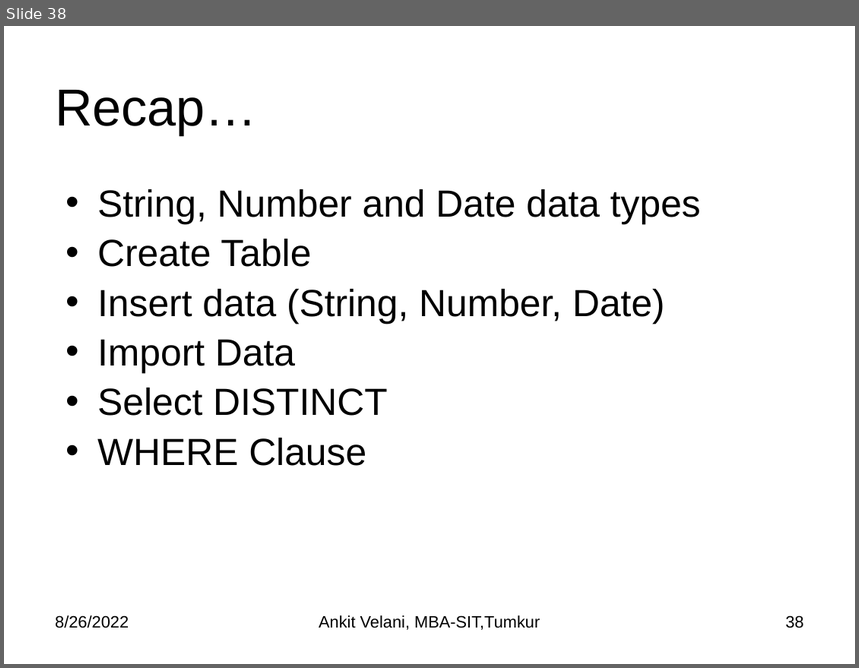
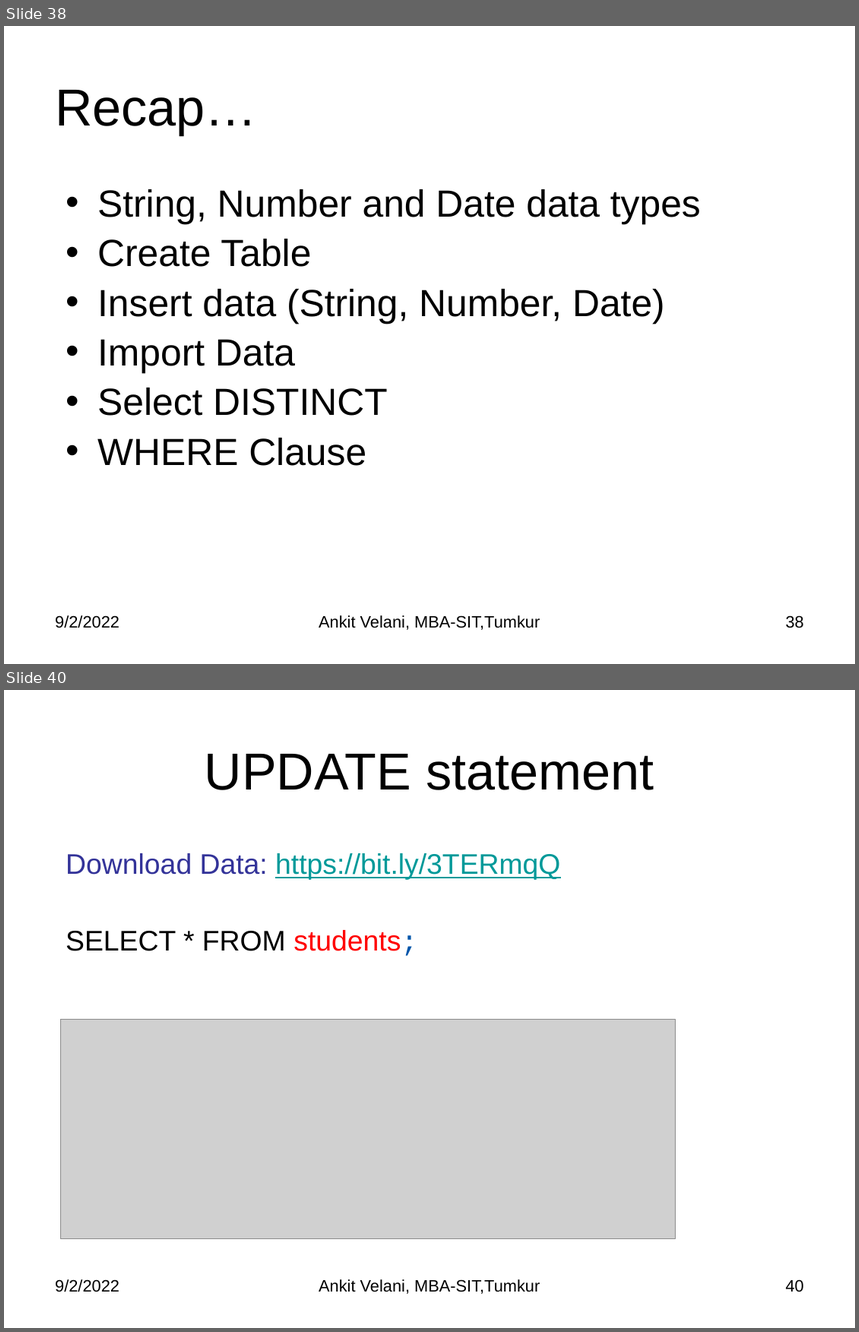
Before and after one commit to sitmbadept/sitmbadept.github.io, a slide deck: BDTM/SQL/Unit-2 MySQL.pptx. Shown one above the other, each under a label of ours: slide 38 before the commit, slides 38 and 40 after it; the slides between them are not shown. The pictures are 859x668 and 859x1332 pixels, drawn with LibreOffice and Linux fonts; fonts in the diff are those of the drawing; grey boxes stand for pictures. Boxes give left, top, right and bottom in pixels: in the first picture for what was removed or moved away, otherwise in the second. Text is boxed around its words. In the diff, an @@ line names an element or a change of style, - is before the commit and + after.

```diff
--- a/BDTM/SQL/Unit-2 MySQL.pptx
+++ b/BDTM/SQL/Unit-2 MySQL.pptx
@@ slide 40 added at bbox=[4, 690, 855, 1328], background #FFFFFF @@
@@ title added at bbox=[205, 754, 654, 790], 44 pt, text #000000 @@
+UPDATE statement
@@ text added at bbox=[66, 853, 560, 956], 24 pt, text #009999 @@
+Download Data: https://bit.ly/3TERmqQ
+SELECT * FROM students;
@@ picture added at bbox=[60, 1019, 675, 1239] @@
@@ text added at bbox=[55, 1280, 120, 1293], 14 pt, text #000000 @@
+9/2/2022
@@ text added at bbox=[319, 1280, 540, 1294], 14 pt, text #000000 @@
+Ankit Velani, MBA-SIT,Tumkur
@@ page number added at bbox=[786, 1280, 804, 1293], 14 pt, text #000000 @@
+40
@@ slide 38 changed as well @@
@@ text at bbox=[55, 616, 120, 629]: text changed @@
-8/26/2022
+9/2/2022
```
Also in this commit, not shown: 36 other slides changed, 43 other slides added, 1 other file.
